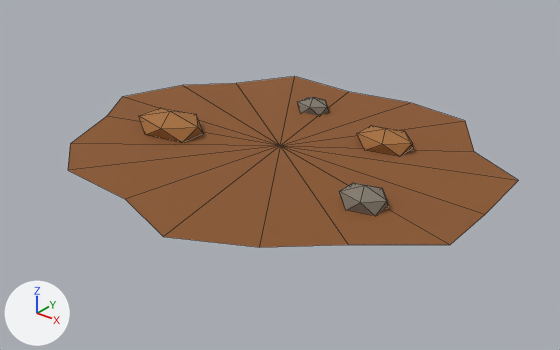
The Blender file src/game/models/treasure/filled-earth.blend as it was, and as the next commit left it.
Both versions are drawn from a 50 mm lens placed at (0.665, -0.832, 0.489), pointed at (0.014, -0.018, -0.016). The lights are fixed; the arrows at lower left show +X, +Y and +Z. The picture after the commit comes second. Mesh edges are drawn as thin lines.

Names of what the first picture shows: 'Disturbed filled earth', 'Filled earth surface detail 1', 'Filled earth surface detail 2', 'Filled earth surface detail 3', 'Filled earth surface detail 4'.
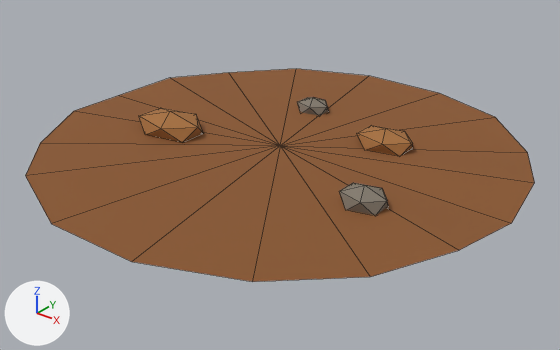
Where the change shows, as pixel boxes [x1, y1, x2, y2] in the pictures (560 x 350 px):
'Disturbed filled earth', reshaped (13% wider, 24% taller)
    before: [68, 76, 518, 247]
    after: [26, 69, 535, 282]

Edits to the bpy script that builds the scene:
```text
Change me_settled_filled_earth_mesh:
    used by ob_disturbed_filled_earth; parent = ob_filled_earth_patch; location = (0.0, 0.0, 0.0)
    remove me_settled_filled_earth_mesh.from_pydata(...)  # 19 vertices, 18 faces; spans x -0.355..0.335, y -0.297..0.284, z 0.018..0.026
    add me_settled_filled_earth_mesh.from_pydata(...)  # 19 vertices, 18 faces; spans x -0.365..0.365, y -0.358..0.358, z 0.018..0.026
    me_settled_filled_earth_mesh part 1
    me_settled_filled_earth_mesh.vertices[1].co: (0.33, 0.0, 0.018) -> (0.365, 0.0, 0.018)  # pixel (485, 214) -> pixel (511, 223)
    me_settled_filled_earth_mesh.vertices[2].co: (0.328, 0.103, 0.026) -> (0.348, 0.109, 0.026)  # pixel (518, 180) -> pixel (534, 182)
    me_settled_filled_earth_mesh.vertices[3].co: (0.233, 0.168, 0.019) -> (0.296, 0.214, 0.019)  # pixel (474, 151) -> pixel (527, 152)
    me_settled_filled_earth_mesh.vertices[4].co: (0.173, 0.258, 0.024) -> (0.203, 0.303, 0.024)  # pixel (465, 120) -> pixel (495, 117)
    me_settled_filled_earth_mesh.vertices[5].co: (0.058, 0.284, 0.021) -> (0.073, 0.358, 0.021)  # pixel (410, 102) -> pixel (439, 93)
    me_settled_filled_earth_mesh.vertices[6].co: (-0.053, 0.26, 0.022) -> (-0.073, 0.358, 0.022)  # pixel (348, 91) -> pixel (369, 75)
    me_settled_filled_earth_mesh.vertices[7].co: (-0.178, 0.265, 0.023) -> (-0.203, 0.303, 0.023)  # pixel (294, 76) -> pixel (296, 68)
    me_settled_filled_earth_mesh.vertices[8].co: (-0.244, 0.176, 0.02) -> (-0.296, 0.214, 0.02)  # pixel (236, 83) -> pixel (228, 72)
    me_settled_filled_earth_mesh.vertices[9].co: (-0.301, 0.094, 0.025) -> (-0.348, 0.109, 0.025)  # pixel (182, 85) -> pixel (169, 77)
    me_settled_filled_earth_mesh.vertices[10].co: (-0.355, 0.0, 0.018) -> (-0.365, 0.0, 0.018)  # pixel (122, 96) -> pixel (118, 95)
    me_settled_filled_earth_mesh.vertices[11].co: (-0.288, -0.09, 0.026) -> (-0.348, -0.109, 0.026)  # pixel (106, 116) -> pixel (73, 111)
    me_settled_filled_earth_mesh.vertices[12].co: (-0.258, -0.186, 0.018) -> (-0.296, -0.214, 0.018)  # pixel (70, 143) -> pixel (40, 143)
    me_settled_filled_earth_mesh.vertices[13].co: (-0.172, -0.256, 0.025) -> (-0.203, -0.303, 0.025)  # pixel (67, 170) -> pixel (25, 175)
    me_settled_filled_earth_mesh.vertices[14].co: (-0.053, -0.258, 0.02) -> (-0.073, -0.358, 0.02)  # pixel (125, 199) -> pixel (51, 223)
    me_settled_filled_earth_mesh.vertices[15].co: (0.061, -0.297, 0.023) -> (0.073, -0.358, 0.023)  # pixel (163, 236) -> pixel (131, 261)
    me_settled_filled_earth_mesh.vertices[16].co: (0.164, -0.244, 0.022) -> (0.203, -0.303, 0.022)  # pixel (259, 247) -> pixel (252, 281)
    me_settled_filled_earth_mesh.vertices[17].co: (0.239, -0.173, 0.021) -> (0.296, -0.214, 0.021)  # pixel (348, 244) -> pixel (370, 276)
    me_settled_filled_earth_mesh.vertices[18].co: (0.335, -0.105, 0.025) -> (0.348, -0.109, 0.025)  # pixel (450, 244) -> pixel (459, 250)
```
